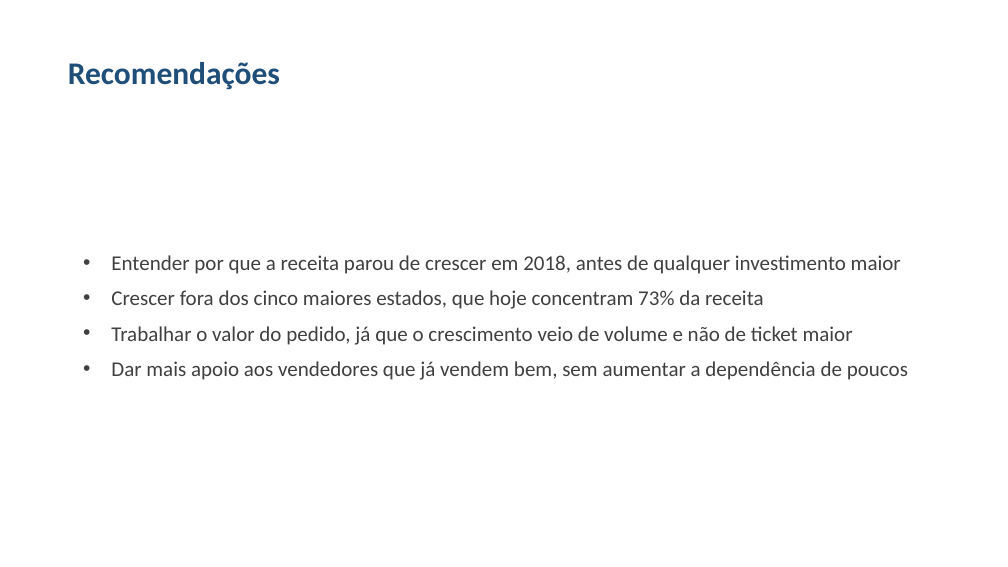
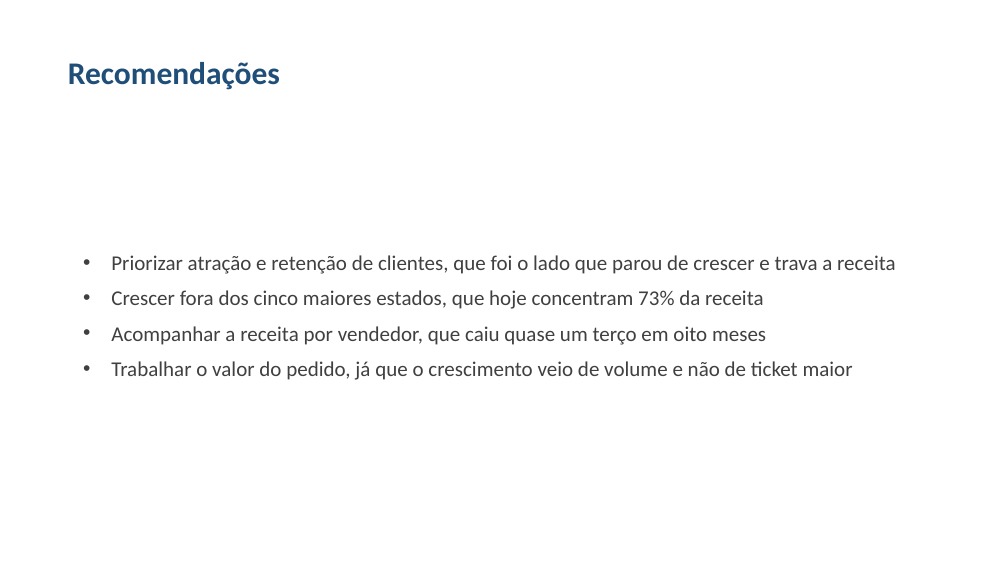
Before and after one commit to evanioac-web/tech-challenge-fase1-olist, a slide deck: slide 14 of relatorios/apresentacao_crescimento_receita.pptx (slide 13 before the commit). Drawn at 1008x567 pixels with LibreOffice and Linux fonts; fonts in the diff are those of the drawing. Boxes give left, top, right and bottom in pixels: in the first picture for what was removed or moved away, otherwise in the second. Text is boxed around its words. In the diff, an @@ line names an element or a change of style, - is before the commit and + after.

```diff
--- a/relatorios/apresentacao_crescimento_receita.pptx
+++ b/relatorios/apresentacao_crescimento_receita.pptx
@@ text at <box>111,255,896,274</box>: text changed @@
-• Entender por que a receita parou de crescer em 2018, antes de qualquer investimento maior
+• Priorizar atração e retenção de clientes, que foi o lado que parou de crescer e trava a receita
@@ text at <box>111,326,766,345</box>: paragraph added @@
+• Acompanhar a receita por vendedor, que caiu quase um terço em oito meses
@@ text at <box>111,361,908,380</box>: paragraph removed @@
-• Dar mais apoio aos vendedores que já vendem bem, sem aumentar a dependência de poucos
```
Also in this commit, not shown: 3 other slides changed, 2 slides added, 3 other files.
